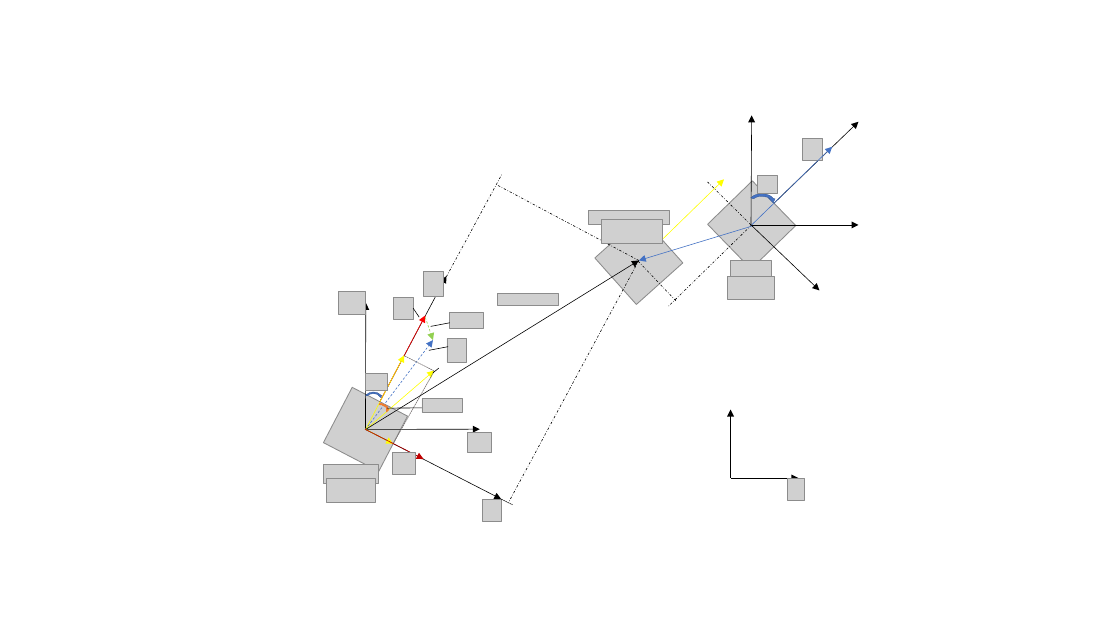
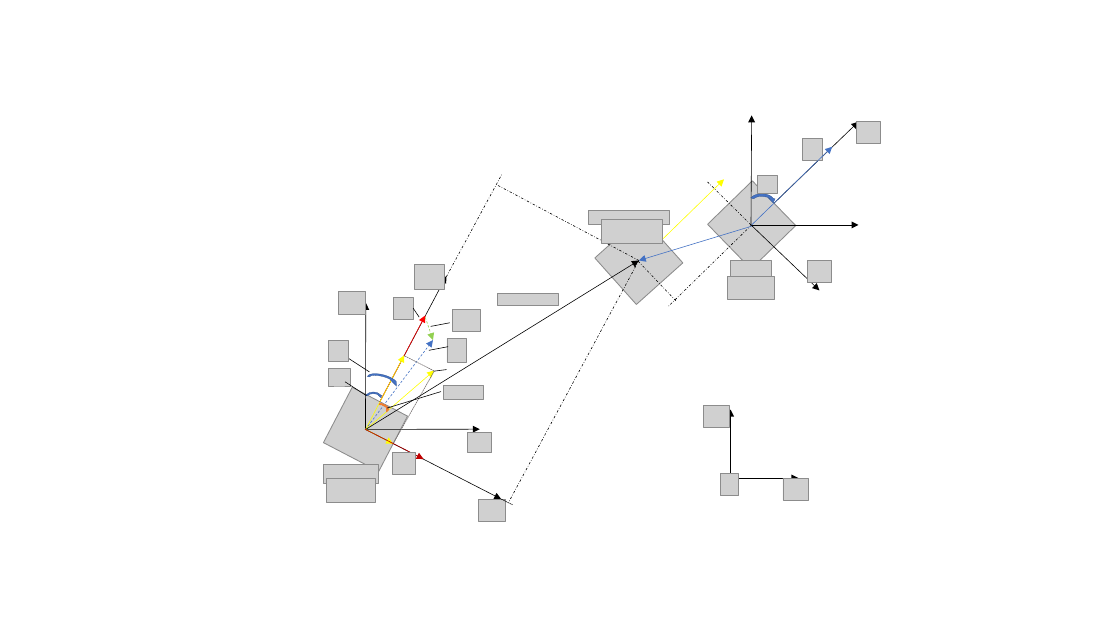
Before and after one commit to lee-shun/fixed_wing_formation_control, a slide deck: slide 2 of papers/graduation thesis/BIT-thesis-template-grd/figures/c2/pictures.pptx (slide 1 before the commit). Drawn at 1120x630 pixels with LibreOffice and Linux fonts; fonts in the diff are those of the drawing; grey boxes stand for pictures; background and template pictures are left out. Boxes give left, top, right and bottom in pixels: in the first picture for what was removed or moved away, otherwise in the second. Text is boxed around its words. In the diff, an @@ line names an element or a change of style, - is before the commit and + after.

```diff
--- a/papers/graduation thesis/BIT-thesis-template-grd/figures/c2/pictures.pptx
+++ b/papers/graduation thesis/BIT-thesis-template-grd/figures/c2/pictures.pptx
@@ picture added at [856, 122, 881, 144] @@
@@ picture: place and size @@
-picture at [423, 271, 443, 296]
+picture at [415, 265, 444, 289]
@@ picture added at [807, 260, 832, 282] @@
@@ picture: place and size @@
-picture at [450, 313, 483, 329]
+picture at [453, 309, 481, 331]
@@ picture added at [329, 340, 349, 361] @@
@@ line added from (370, 372) to (348, 358), #000000 0.5 pt @@
@@ picture added at [329, 369, 350, 386] @@
@@ line added from (366, 396) to (345, 381), #000000 0.5 pt @@
@@ picture removed at [365, 374, 387, 392] @@
@@ circular arrow added at [365, 369, 401, 393], fill #4472C4, outline #325491 0.25 pt @@
@@ line moved from (439, 368) - (433, 373) to (447, 370) - (434, 371) @@
@@ picture added at [444, 386, 485, 400] @@
@@ line moved from (422, 408) - (387, 408) to (441, 392) - (387, 408) @@
@@ picture removed at [422, 399, 463, 413] @@
@@ picture added at [704, 406, 730, 428] @@
@@ picture added at [720, 474, 739, 496] @@
@@ picture: place and size @@
-picture at [787, 478, 805, 500]
+picture at [783, 478, 809, 500]
@@ picture: place and size @@
-picture at [482, 499, 501, 521]
+picture at [479, 499, 506, 521]
```
Also in this commit, not shown: 1 other slide changed, 1 slide added, 31 other files.
